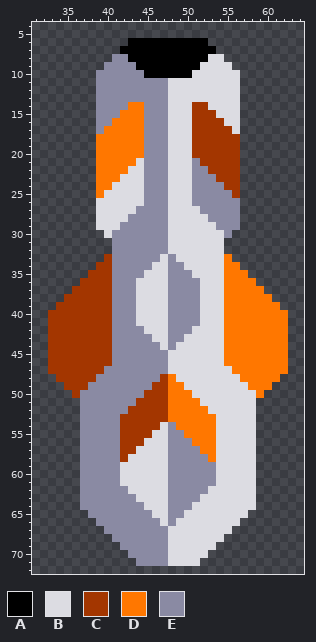
Two states of a sprite sheet, sprites/blocks/turrets/celophane-cannon.png. That is the earlier state.
The file is 96x96 pixels. Shown: x 31..64, y 4..72.
Palette (. is transparent): A #000000  B #dcdce2  C #a33600  D #ff7700  E #8a8aa3
Pixels before, first column x 33:
 6 ..........AAAAAAAAAA..........
 7 .........AAAAAAAAAAAA.........
 8 ........EEAAAAAAAAAABB........
 9 .......EEEEAAAAAAAABBBB.......
10 ......EEEEEEAAAAAABBBBBB......
11 ......EEEEEEEEEBBBBBBBBB......
12 ......EEEEEEEEEBBBBBBBBB......
13 ......EEEEEEEEEBBBBBBBBB......
14 ......EEEEDDEEEBBBCCBBBB......
15 ......EEEDDDEEEBBBCCCBBB......
16 ......EEDDDDEEEBBBCCCCBB......
17 ......EDDDDDEEEBBBCCCCCB......
18 ......DDDDDDEEEBBBCCCCCC......
19 ......DDDDDDEEEBBBCCCCCC......
20 ......DDDDDDEEEBBBCCCCCC......
21 ......DDDDDBEEEBBBECCCCC......
22 ......DDDDBBEEEBBBEECCCC......
23 ......DDDBBBEEEBBBEEECCC......
24 ......DDBBBBEEEBBBEEEECC......
25 ......DBBBBBEEEBBBEEEEEC......
26 ......BBBBBBEEEBBBEEEEEE......
27 ......BBBBBEEEEBBBBEEEEE......
28 ......BBBBEEEEEBBBBBEEEE......
29 ......BBBEEEEEEBBBBBBEEE......
30 .......BEEEEEEEBBBBBBBE.......
31 ........EEEEEEEBBBBBBB........
32 ........EEEEEEEBBBBBBB........
33 .......CEEEEEEBEBBBBBBD.......
34 ......CCEEEEEBBEEBBBBBDD......
35 .....CCCEEEEBBBEEEBBBBDDD.....
36 ....CCCCEEEBBBBEEEEBBBDDDD....
37 ...CCCCCEEEBBBBEEEEBBBDDDDD...
38 ..CCCCCCEEEBBBBEEEEBBBDDDDDD..
39 .CCCCCCCEEEBBBBEEEEBBBDDDDDDD.
40 CCCCCCCCEEEBBBBEEEEBBBDDDDDDDD
41 CCCCCCCCEEEBBBBEEEEBBBDDDDDDDD
42 CCCCCCCCEEEEBBBEEEBBBBDDDDDDDD
43 CCCCCCCCEEEEEBBEEBBBBBDDDDDDDD
44 CCCCCCCCEEEEEEBEBBBBBBDDDDDDDD
45 CCCCCCCCEEEEEEEBBBBBBBDDDDDDDD
46 CCCCCCCCEEEEEEEBBBBBBBDDDDDDDD
47 CCCCCCCEEEEEEEEBBBBBBBBDDDDDDD
48 .CCCCCEEEEEEEECDBBBBBBBBDDDDD.
49 ..CCCEEEEEEEECCDDBBBBBBBBDDD..
50 ...CEEEEEEEECCCDDDBBBBBBBBD...
51 ....EEEEEEECCCCDDDDBBBBBBB....
52 ....EEEEEECCCCCDDDDDBBBBBB....
53 ....EEEEECCCCCCDDDDDDBBBBB....
54 ....EEEEECCCCCBEDDDDDBBBBB....
55 ....EEEEECCCCBBEEDDDDBBBBB....
56 ....EEEEECCCBBBEEEDDDBBBBB....
57 ....EEEEECCBBBBEEEEDDBBBBB....
58 ....EEEEECBBBBBEEEEEDBBBBB....
59 ....EEEEEBBBBBBEEEEEEBBBBB....
60 ....EEEEEBBBBBBEEEEEEBBBBB....
61 ....EEEEEBBBBBBEEEEEEBBBBB....
62 ....EEEEEEBBBBBEEEEEBBBBBB....
63 ....EEEEEEEBBBBEEEEBBBBBBB....
64 ....EEEEEEEEBBBEEEBBBBBBBB....
65 .....EEEEEEEEBBEEBBBBBBBB.....
66 ......EEEEEEEEBEBBBBBBBB......
67 .......EEEEEEEEBBBBBBBB.......
68 ........EEEEEEEBBBBBBB........
69 .........EEEEEEBBBBBB.........
70 ..........EEEEEBBBBB..........
71 ...........EEEEBBBB...........
The same view after the edit:
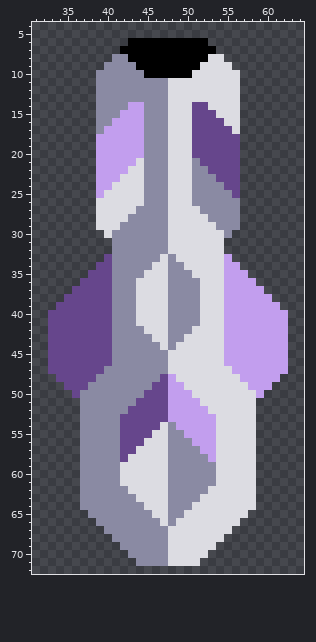
Difference:
colour C: #a33600 -> #66468c
colour D: #ff7700 -> #c29eee
Changed places in both pictures, as pixel boxes (x1, y1, x2, y2):
changed: (96, 102, 144, 198)
changed: (192, 102, 240, 198)
changed: (48, 254, 216, 462)
changed: (224, 254, 288, 398)
